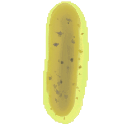
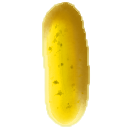
Layer changes from the first 128 × 128 image to the second:
added layer "Clipboard #2" in group "Fruit" over (x1=43, y1=2, x2=90, y2=126)
added layer "Clipboard #1" in group "Fruit" over (x1=42, y1=1, x2=91, y2=127)
hid "Clipboard" over (x1=43, y1=1, x2=90, y2=125)
hid "YELLOWER" over (x1=43, y1=1, x2=90, y2=125)
hid "YELLOWER copy" over (x1=43, y1=1, x2=90, y2=125)
hid "details" over (x1=47, y1=17, x2=85, y2=120)
hid "Layer #1" over (x1=43, y1=1, x2=89, y2=124)
hid "Pasted Layer" over (x1=45, y1=2, x2=85, y2=124)
hid "Layer" over (x1=43, y1=1, x2=90, y2=125)
